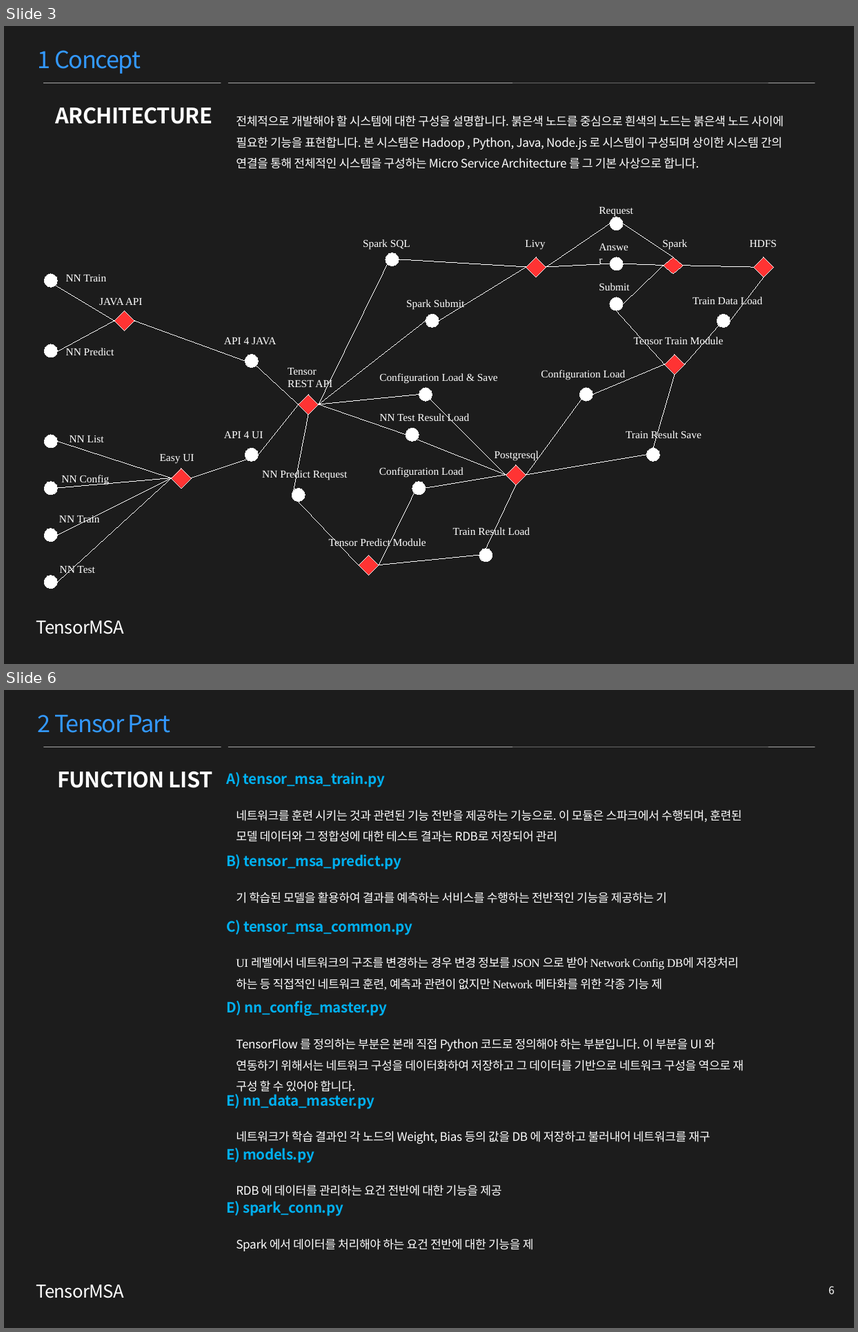
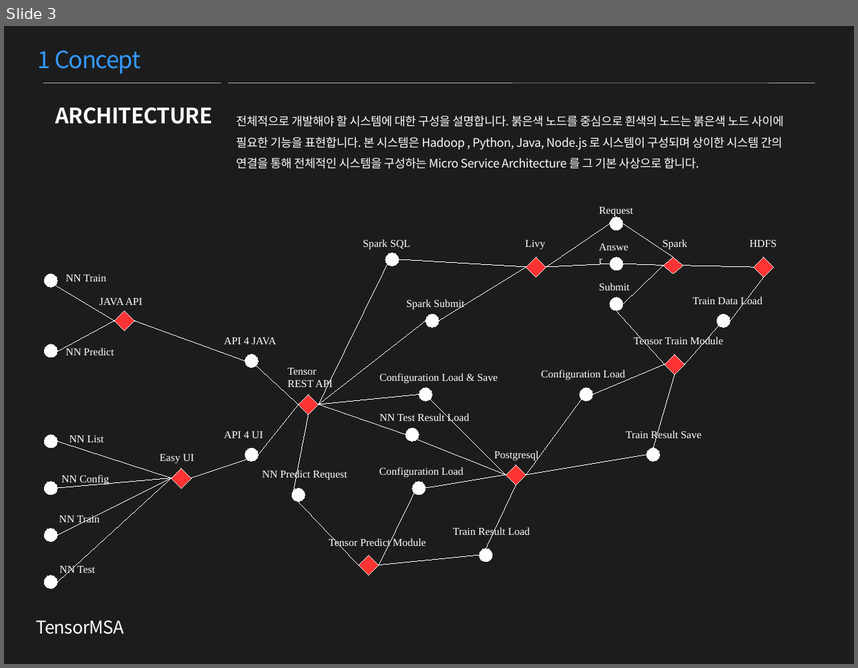
Before and after one commit to TensorMSA/tensormsa_old, a slide deck: TensorMSA.pptx. Shown one above the other, each under a label of ours: slides 3 and 6 before the commit, slide 3 after it; the slides between them are not shown. The pictures are 858x1332 and 858x668 pixels, drawn with LibreOffice and Linux fonts; fonts in the diff are those of the drawing. Boxes give left, top, right and bottom in pixels: in the first picture for what was removed or moved away, otherwise in the second. Text is boxed around its words. In the diff, an @@ line names an element or a change of style, - is before the commit and + after.

```diff
--- a/TensorMSA.pptx
+++ b/TensorMSA.pptx
@@ slide 6 removed at (4,690,854,1328), background #1C1C1C @@
@@ text removed at (38,715,171,733) @@
-2 Tensor Part
@@ line removed from (44, 747) to (221, 747) @@
@@ line removed from (228, 747) to (815, 747) @@
@@ text removed at (57,771,212,788) @@
-FUNCTION LIST
@@ text removed at (226,772,385,787) @@
-A) tensor_msa_train.py
@@ text removed at (236,809,742,842) @@
-네트워크를 훈련 시키는 것과 관련된 기능 전반을 제공하는 기능으로. 이 모듈은 스파크에서 수행되며, 훈련된 모델 데이터와 그 정합성에 대한 테스트 결과는 RDB로 저장되어 관리
@@ text removed at (226,854,402,869) @@
-B) tensor_msa_predict.py
@@ text removed at (236,891,667,903) @@
-기 학습된 모델을 활용하여 결과를 예측하는 서비스를 수행하는 전반적인 기능을 제공하는 기
@@ text removed at (226,920,412,935) @@
-C) tensor_msa_common.py
@@ text removed at (236,957,739,990) @@
-UI 레벨에서 네트워크의 구조를 변경하는 경우 변경 정보를 JSON 으로 받아 Network Config DB에 저장처리 하는 등 직접적인 네트워크 훈련, 예측과 관련이 없지만 Network 메타화를 위한 각종 기능 제
@@ text removed at (226,1000,387,1016) @@
-D) nn_config_master.py
@@ text removed at (236,1038,744,1094) @@
-TensorFlow 를 정의하는 부분은 본래 직접 Python 코드로 정의해야 하는 부분입니다. 이 부분을 UI 와 연동하기 위해서는 네트워크 구성을 데이터화하여 저장하고 그 데이터를 기반으로 네트워크 구성을 역으로 재 구성 할 수 있어야 합니다.
@@ text removed at (226,1094,374,1109) @@
-E) nn_data_master.py
@@ text removed at (236,1130,710,1144) @@
-네트워크가 학습 결과인 각 노드의 Weight, Bias 등의 값을 DB 에 저장하고 불러내어 네트워크를 재구
@@ text removed at (226,1147,314,1163) @@
-E) models.py
@@ text removed at (236,1185,501,1196) @@
-RDB 에 데이터를 관리하는 요건 전반에 대한 기능을 제공
@@ text removed at (226,1201,343,1216) @@
-E) spark_conn.py
@@ text removed at (236,1239,534,1251) @@
-Spark 에서 데이터를 처리해야 하는 요건 전반에 대한 기능을 제
@@ text removed at (36,1284,125,1298) @@
-TensorMSA
@@ page number removed at (829,1285,835,1294) @@
-6
```
Also in this commit, not shown: 7 slides changed, 11 slides added, 6 other slides removed.
